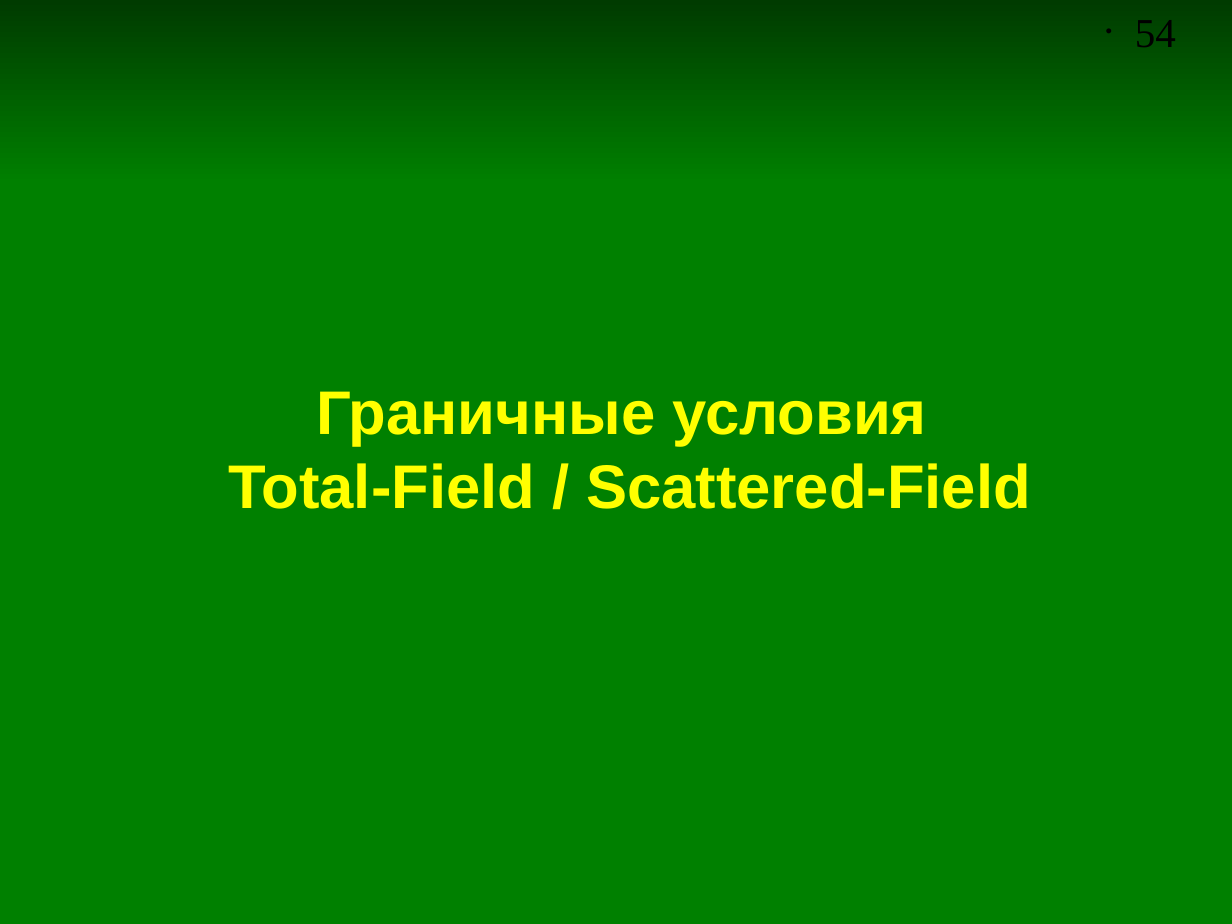
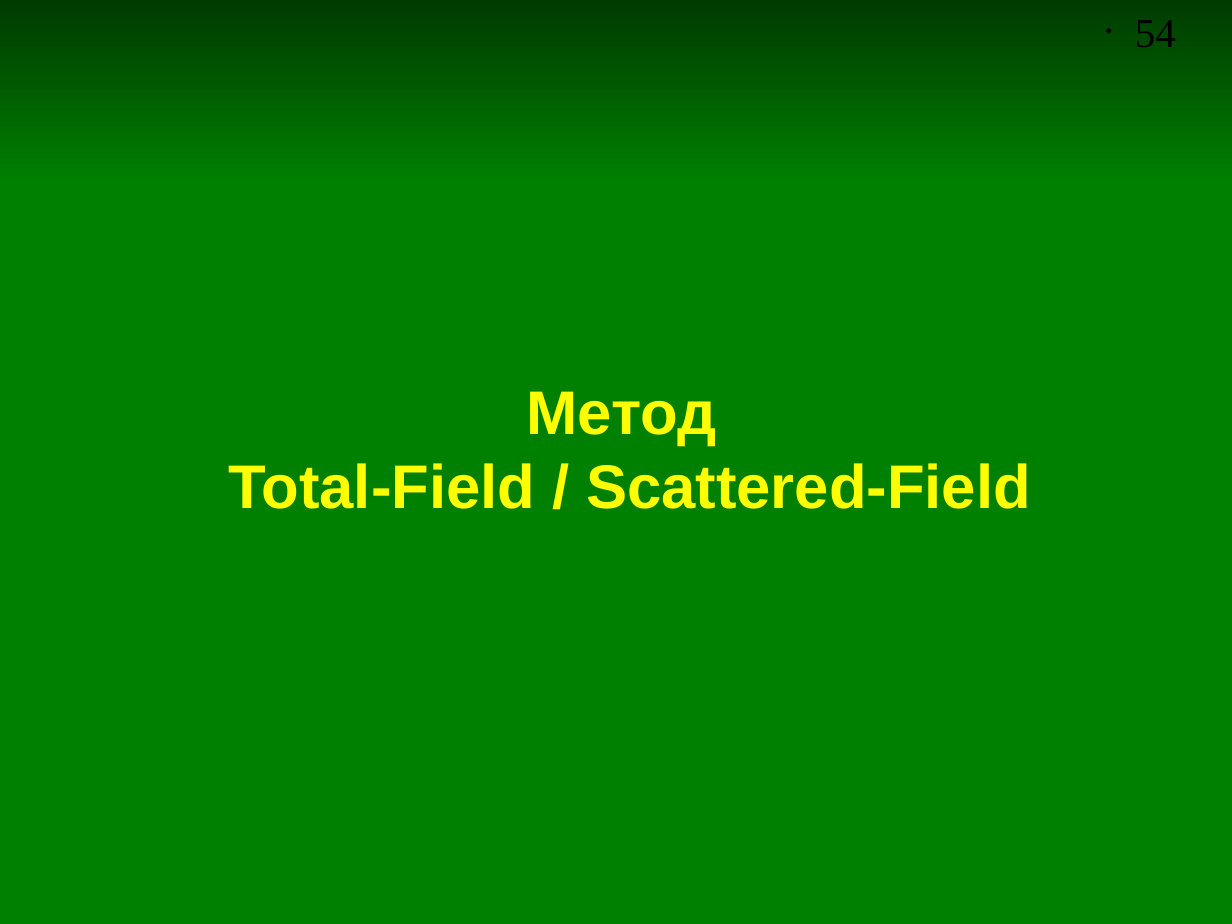
Before and after one commit to andris0147sv/modelling, a slide deck: slide 54 of presentations/2. FDTD.odp. Drawn at 1232x924 pixels with LibreOffice and Linux fonts; fonts in the diff are those of the drawing. Boxes give left, top, right and bottom in pixels: in the first picture for what was removed or moved away, otherwise in the second. Text is boxed around its words. In the diff, an @@ line names an element or a change of style, - is before the commit and + after.

```diff
--- a/presentations/2. FDTD.odp
+++ b/presentations/2. FDTD.odp
@@ title at (229, 391, 1031, 509): text changed @@
-Граничные условия
-Total-Field / Scattered-Field
+Метод
+Total-Field / Scattered-Field
```
Also in this commit, not shown: 6 other slides changed, 2 slides added, 1 other file.
